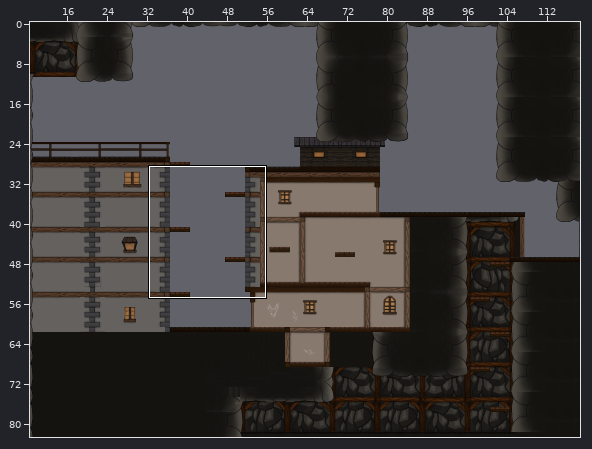
Level history. Tiled map: assets/tiles/level_Part_3.tmx. The first picture is a wide view before the edit; the outline marks the close-up.
Close-up. First the earlier version:
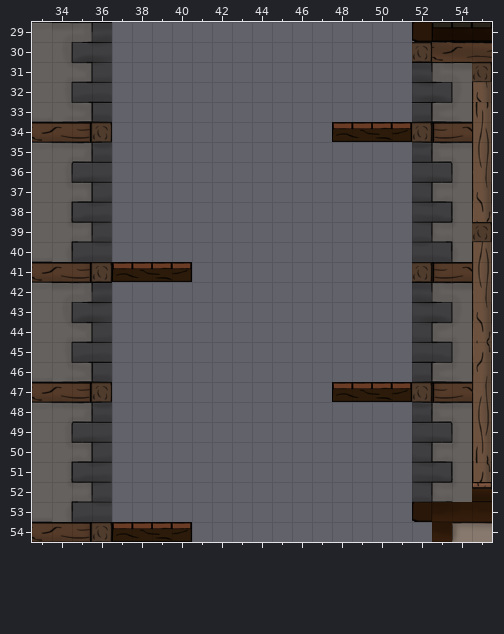
Cells are 32x32 px. Shown: x 33..55, y 29..54. The commit also changed other parts of the map, which this record leaves out.
Once edited:
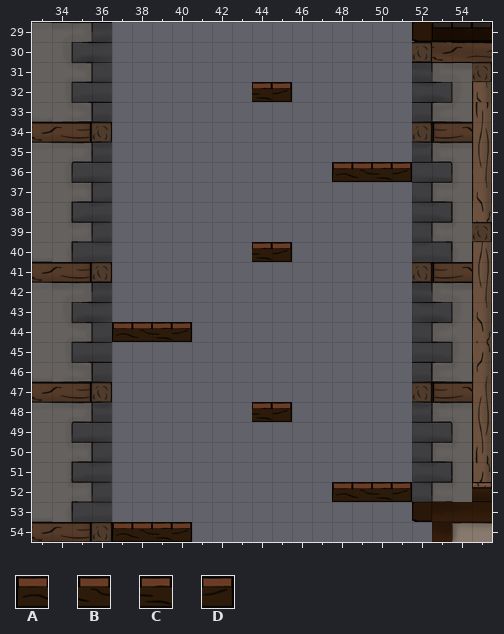
Key: from "Decors": A 420, B 421, C 422, D 423.
_ is an empty cell, . an unchanged one.
From old to new:
--- layer "Platforms"
@@ x 44..45 @@
-32 __
+32 CD
@@ x 48..51 @@
-34 ABCD
+34 ____
@@ x 48..51 @@
-36 ____
+36 ABCD
@@ x 37..45 @@
-40 .......__
-41 ABCD.....
+40 .......CD
+41 ____.....
@@ x 37..40 @@
-44 ____
+44 ABCD
@@ x 44..51 @@
-47 ....ABCD
-48 __......
+47 ....____
+48 CD......
@@ x 48..51 @@
-52 ____
+52 ABCD
